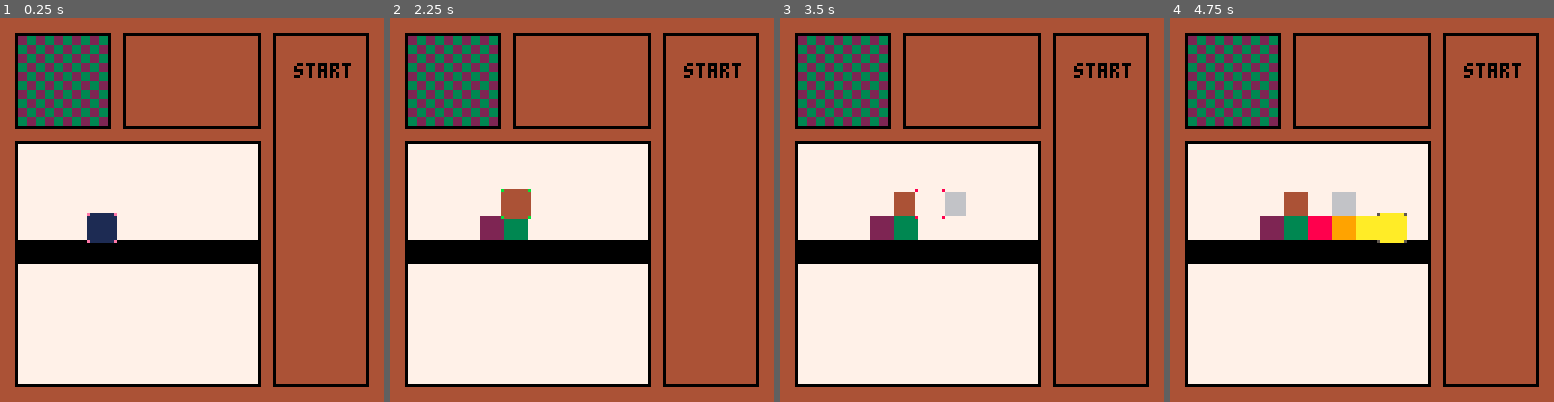
Above: before the commit, frames 1-4 (left to right).
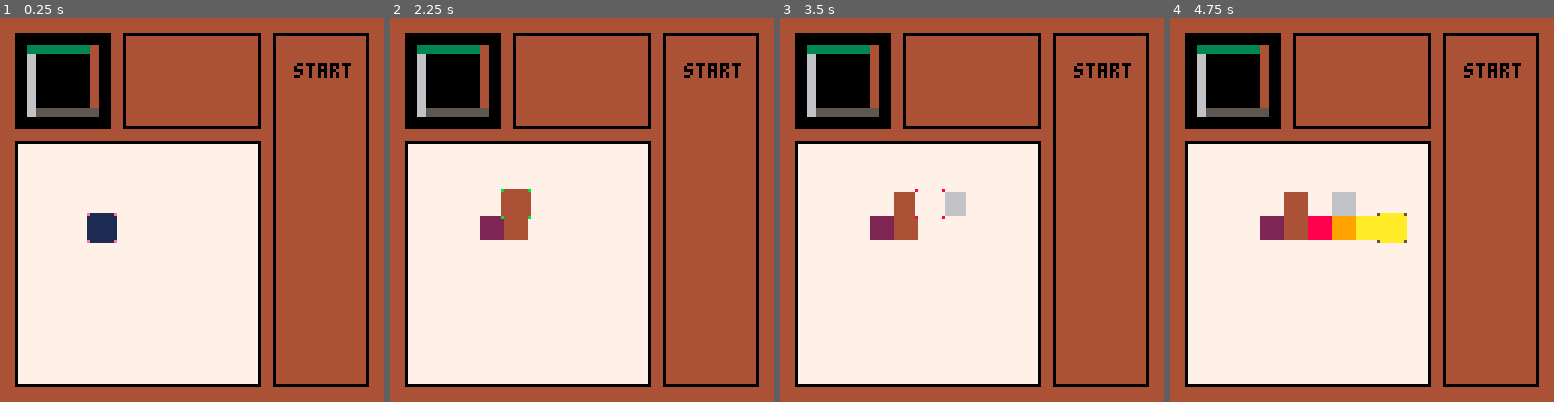
Above: after the commit, the same moments.

Repository: appellatebaton0/siege-6
Game: PICO-8 cartridge siege6.p8
Same seed, same stepped clock (60 frames per second), same inputs: the game is played once before the commit and once after it.
Inputs:
- Up to frame 1 (0.25 s): no input
- Up to frame 2 (2.25 s): tap O (Z key) at 0.7, 1.7, 2.1 s; hold Right 1.6-2.1 s; hold Up from 2.15 s (still down)
- Up to frame 3 (3.5 s): release Up at 2.42 s; hold Right 2.47-3.03 s; tap O (Z key) at 2.5, 2.9, 3.3 s; hold Left from 3.08 s (still down)
- Up to frame 4 (4.75 s): release Left at 3.58 s; hold Down 3.63-3.97 s; tap O (Z key) at 3.7, 4.1, 4.5 s; hold Right 4.02-4.68 s; hold Up from 4.73 s (still down)

The runs differ from the first frame. In frame 1, 9.2% of the frame differs, in the area x 4-68%, y 4-65%; in frame 2, 9.6%; in frame 3, 9.6%; in frame 4, 9.6%.

Commit message:
v0.8 - Round Reset
Implemented round resetting; finishing a drawing clears the canvas and loads a new hint.

Diff:
--- a/siege6.lua
+++ b/siege6.lua
@@ -5,20 +5,72 @@
     art = {},
     grid_size = 10,
 
-    _init=function (this)
+    reset_canvas=function(this)
+        while true do
+            next_index = flr(rnd(#this.canvas_options) + 1)
+
+            if next_index != this.current_index then break end
+        end
+
         this.canvas = {}
 
         for i=1,this.grid_size do
             row = {}
             for j=1,this.grid_size do
-                row[j] = 2 + (i+j) % 2
+                row[j] = this.canvas_options[next_index][i][j]
             end
             this.canvas[i] = row
         end
-    end,
+
+        this.current_index = next_index
+    end,
+
+    _init=function (this)
+        this.current_index = -1
+        this:reset_canvas()
+    end,
+
+    canvas_options = {
+        {
+            {0,0,0,0,0,0,0,0,0,0},
+            {0,3,6,6,6,6,6,6,6,0},
+            {0,3,0,0,0,0,0,0,5,0},
+            {0,3,0,0,0,0,0,0,5,0},
+            {0,3,0,0,0,0,0,0,5,0},
+            {0,3,0,0,0,0,0,0,5,0},
+            {0,3,0,0,0,0,0,0,5,0},
+            {0,3,0,0,0,0,0,0,5,0},
+            {0,4,4,4,4,4,4,4,5,0},
+            {0,0,0,0,0,0,0,0,0,0},
+        },
+        {
+            {0,0,0,0,0,0,0,0,0,4},
+            {3,6,6,6,6,6,6,6,0,5},
+            {3,0,0,0,0,0,0,5,0,6},
+            {3,0,0,0,0,0,0,5,0,5},
+            {3,0,0,0,0,0,0,5,0,4},
+            {3,0,0,0,0,0,0,5,0,5},
+            {3,0,0,0,0,0,0,5,0,6},
+            {3,0,0,0,0,0,0,5,0,5},
+            {4,4,4,4,4,4,4,5,0,4},
+            {0,0,0,0,0,0,0,0,0,3},
+        }
+    },
 
     // Check the grids against each other to see if its complete.
-    attempt_win=function()
+    attempt_win=function(this)
+
+        // Return if not a win.
+        for i=1,this.grid_size do
+            for j=1,this.grid_size do
+                if not (this.canvas[i][j] == game_pane.canvas[i][j]) then return false end
+            end
+        end
+
+        // Won!
+
+        this:reset_canvas()
+        game_pane:reset_canvas()
 
     end
 }
@@ -52,10 +104,6 @@
             row = {}
             for j=1,grid.grid_size do
                 row[j] = 7 // Make the grid white
-
-                if j == 5 then
-                    row[j] = 0
-                end
             end
             this.canvas[i] = row
         end
@@ -105,10 +153,11 @@
         nx = this.x ny = this.y
 
         // Control the next position
-        if btnp(0) then nx -= 1
+        if     btnp(0) then nx -= 1
         elseif btnp(1) then nx += 1
         elseif btnp(2) then ny -= 1
-        elseif btnp(3) then ny += 1 end
+        elseif btnp(3) then ny += 1
+        else return end
 
         // Clamp the position onto the grid.
         if nx > grid.grid_size then nx = grid.grid_size end
@@ -118,6 +167,8 @@
 
         // Apply
         this.x = nx this.y = ny
+
+        grid:attempt_win()
     end,
 
     cycle_color=function(this)
